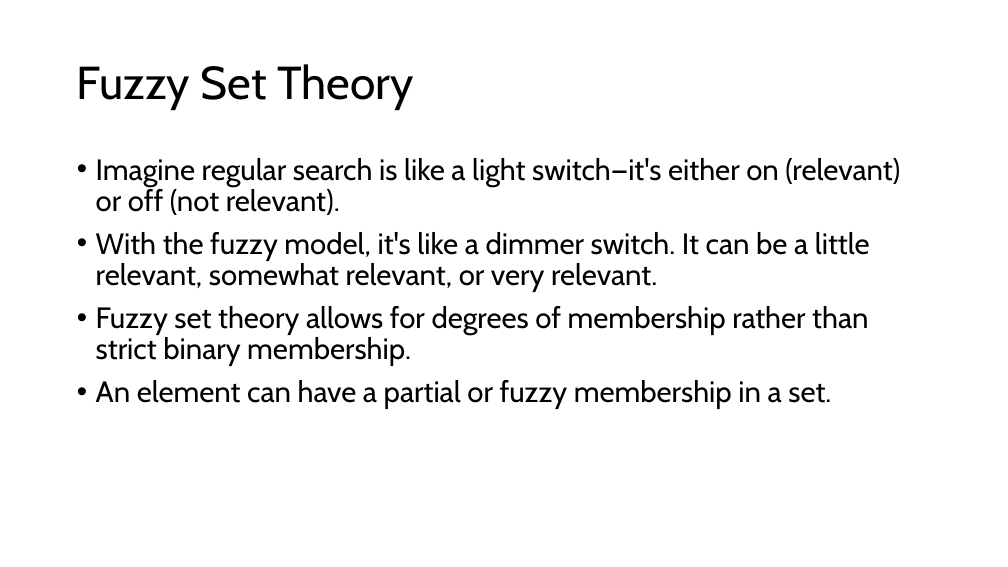
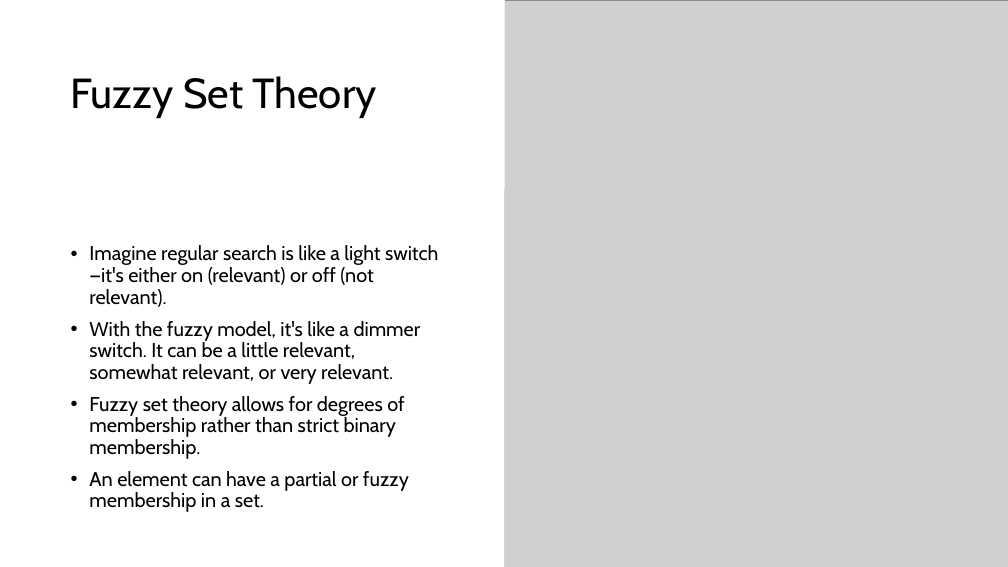
Before and after one commit to AbdulMateenzwl/Information-Retrieval, a slide deck: slide 8 of Assignment 5/Report.pptx. Drawn at 1008x567 pixels with LibreOffice and Linux fonts; fonts in the diff are those of the drawing; grey boxes stand for pictures. Boxes give left, top, right and bottom in pixels: in the first picture for what was removed or moved away, otherwise in the second. Text is boxed around its words. In the diff, an @@ line names an element or a change of style, - is before the commit and + after.

```diff
--- a/Assignment 5/Report.pptx
+++ b/Assignment 5/Report.pptx
@@ rectangle added at (0, 0, 504, 567), fill #FFFFFF @@
@@ rectangle added at (0, 0, 504, 189), fill #FFFFFF @@
@@ title "Fuzzy Set Theory": place and size @@
-title "Fuzzy Set Theory" at (77, 64, 414, 110)
+title "Fuzzy Set Theory" at (71, 76, 377, 118)
@@ title "Fuzzy Set Theory" at (71, 76, 377, 118): size 44 to 40 pt @@
@@ picture added at (504, 0, 1008, 567) @@
@@ text "Imagine regular search is like ...": place and size @@
-text "Imagine regular search is like ..." at (96, 158, 900, 409)
+text "Imagine regular search is like ..." at (89, 245, 438, 512)
@@ text "Imagine regular search is like ..." at (89, 245, 438, 512): size 28 to 19 pt; vertical alignment top to middle @@
```
Also in this commit, not shown: 5 other slides changed, 22 other files.
